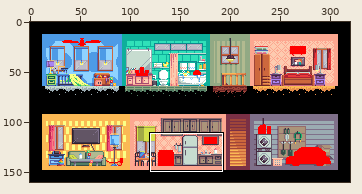
A sprite sheet gets an edit: GDIM 61/Assets/Sprites/LevelMaps/Level3.png. Above, an overview of the earlier version with the close-up marked.
Close-up. First the earlier version:
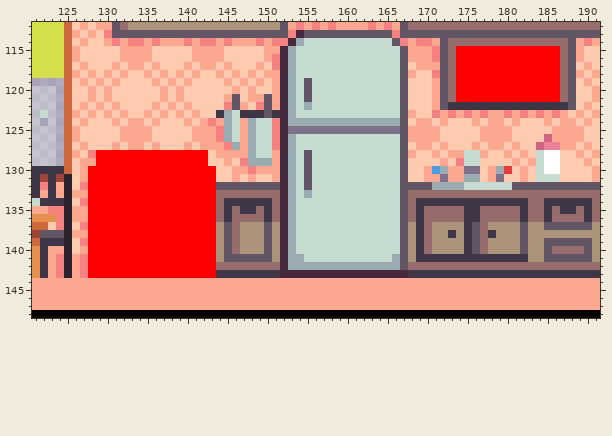
The file is 320x160 pixels. Shown: x 121..191, y 112..148. The commit also changed other parts of the picture, which this record leaves out.
Once edited:
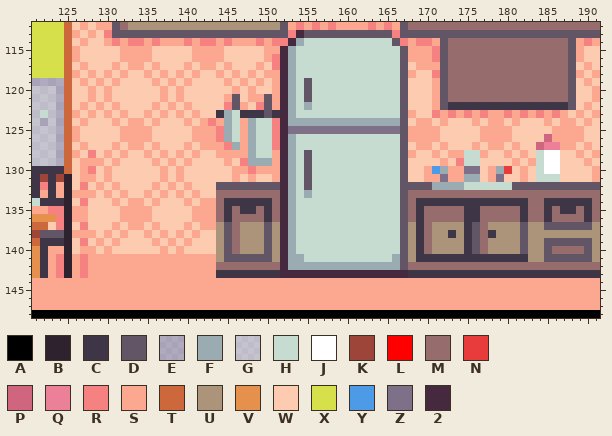
Palette (. is transparent): A #000000  B #2e222f  C #3e3546  D #625565  E #9babb27f  F #9babb2  G #c7dcd07f  H #c7dcd0  J #ffffff  K #9e4539  L #ff0000  M #966c6c  N #e83b3b  P #cf657f  Q #ed8099  R #f68181  S #fca790  T #cd683d  U #ab947a  V #e6904e  W #fdcbb0  X #d5e04b  Y #4d9be6  Z #7f708a  2 #45293f
What changed:
Changed rows in their new state; - is an unchanged pixel.
first column x 174:
115 MMMMMMMMMMMMM
116 MMMMMMMMMMMMM
117 MMMMMMMMMMMMM
118 MMMMMMMMMMMMM
119 MMMMMMMMMMMMM
120 MMMMMMMMMMMMM
121 MMMMMMMMMMMMM
first column x 128:
128 -WSWSWWSWSWSWSW-
129 -SWSWWWWSWSWSWW-
130 RWSWWWWWWSWSWWWW
131 SWSWWWWWWSWSWWWW
132 WSWSWWWWSWSWSWWW
133 SWSWSWWSWSWSWSWW
134 WWWSWSSWSWWWSWSS
135 WWWWSSSSWWWWWSSS
136 WWWWSSSSWWWWWSSS
137 WWWSWSSWSWWWSWSS
138 SWSWSWWSWSWSWSWW
139 WSWSWWWWSWSWSWWW
140 SWSWWWWWWSWSWWWW
141 SSSSSSSSSSSSSSSS
142 SSSSSSSSSSSSSSSS
143 SSSSSSSSSSSSSSSS
Changed places in both close-ups, as pixel boxes (x1, y1, x2, y2):
changed: (456, 46, 560, 102)
changed: (88, 150, 216, 278)
